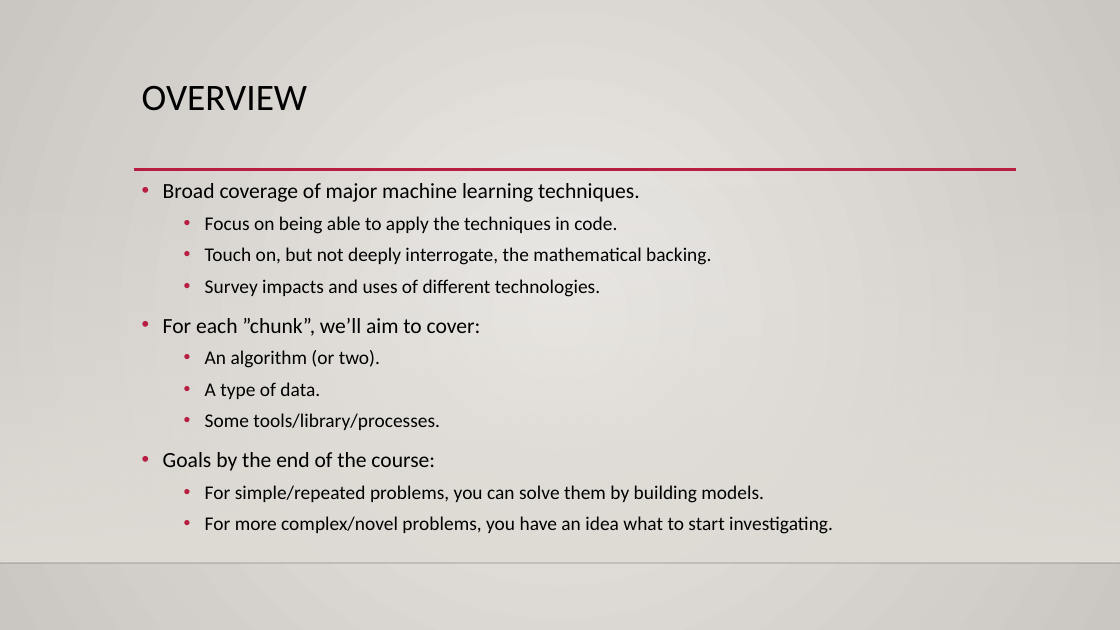
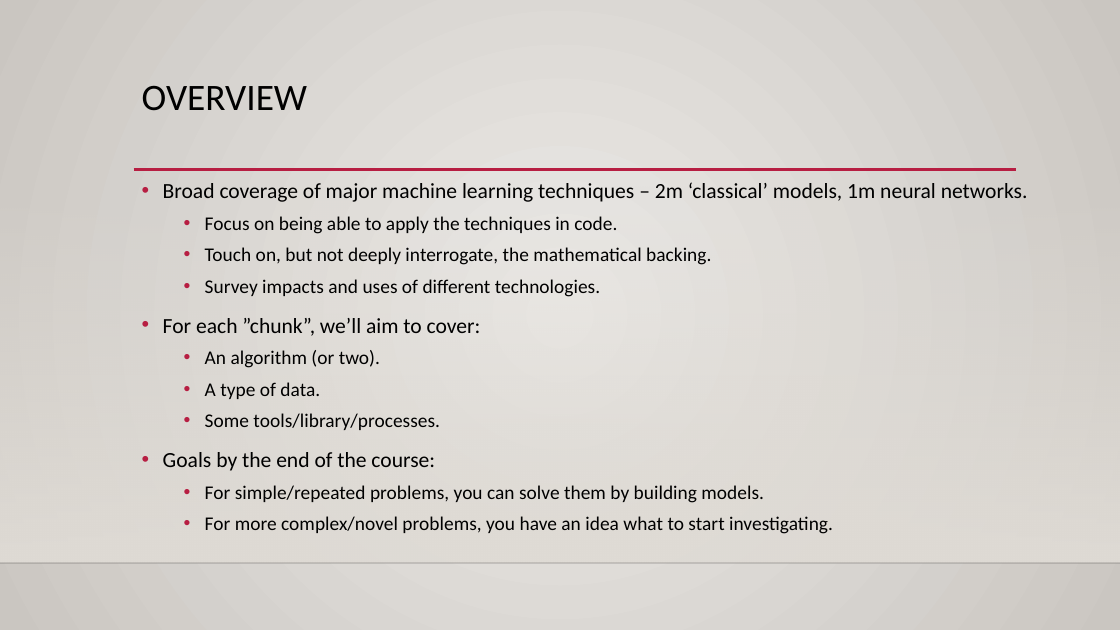
Before and after one commit to glennybarnes/Intro_to_Machine_Learning_Students, a slide deck: slide 4 of reference_content/Slides/Intro.pptx (slide 3 before the commit). Drawn at 1120x630 pixels with LibreOffice and Linux fonts; fonts in the diff are those of the drawing; background and template pictures are left out. Boxes give left, top, right and bottom in pixels: in the first picture for what was removed or moved away, otherwise in the second. Text is boxed around its words. In the diff, an @@ line names an element or a change of style, - is before the commit and + after.

```diff
--- a/reference_content/Slides/Intro.pptx
+++ b/reference_content/Slides/Intro.pptx
@@ text at (x1=163, y1=182, x2=1028, y2=202): text changed @@
-• Broad coverage of major machine learning techniques.
+• Broad coverage of major machine learning techniques – 2m ‘classical’ models, 1m neural networks.
```
Also in this commit, not shown: 5 other slides changed, 21 slides added, 3 other files.
